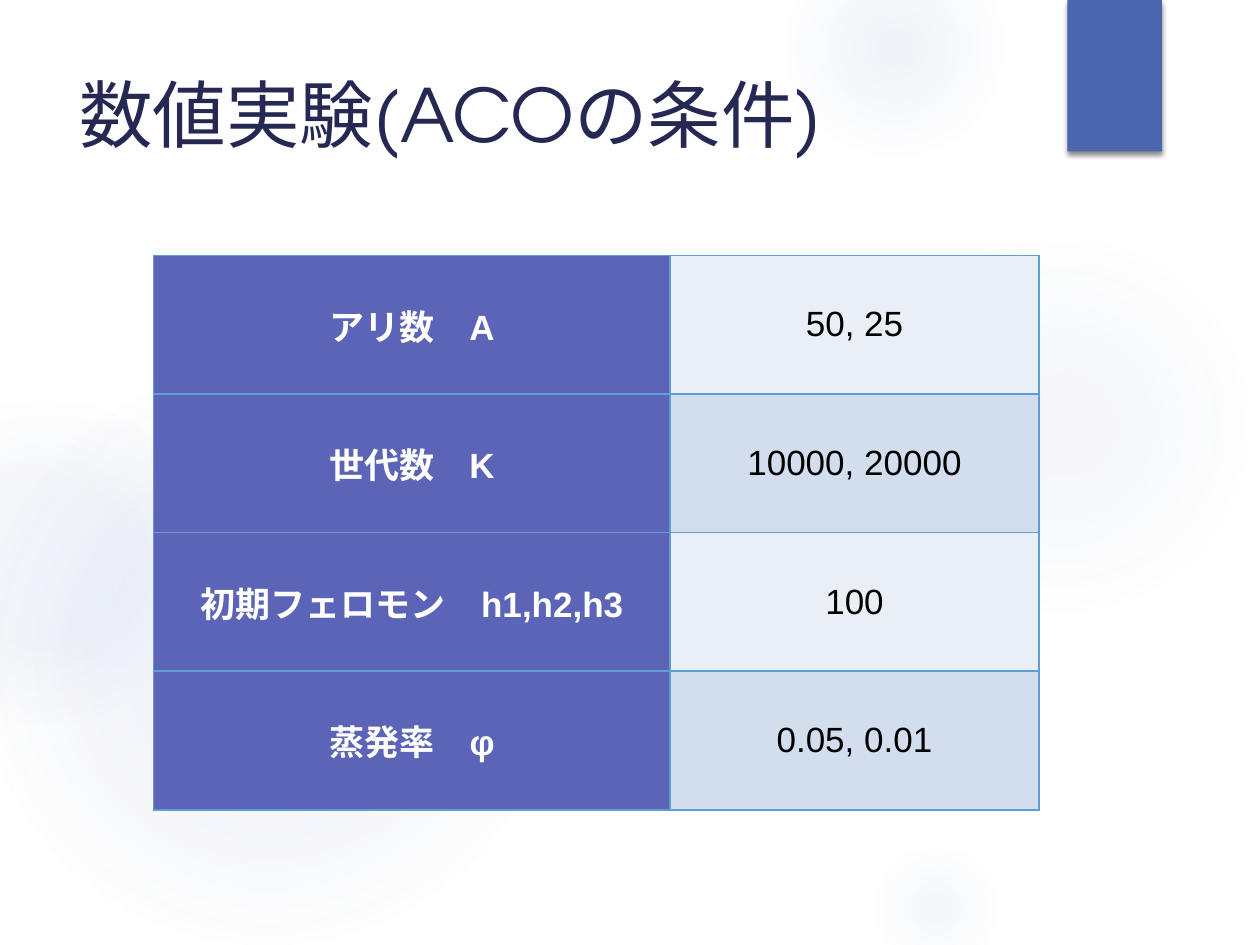
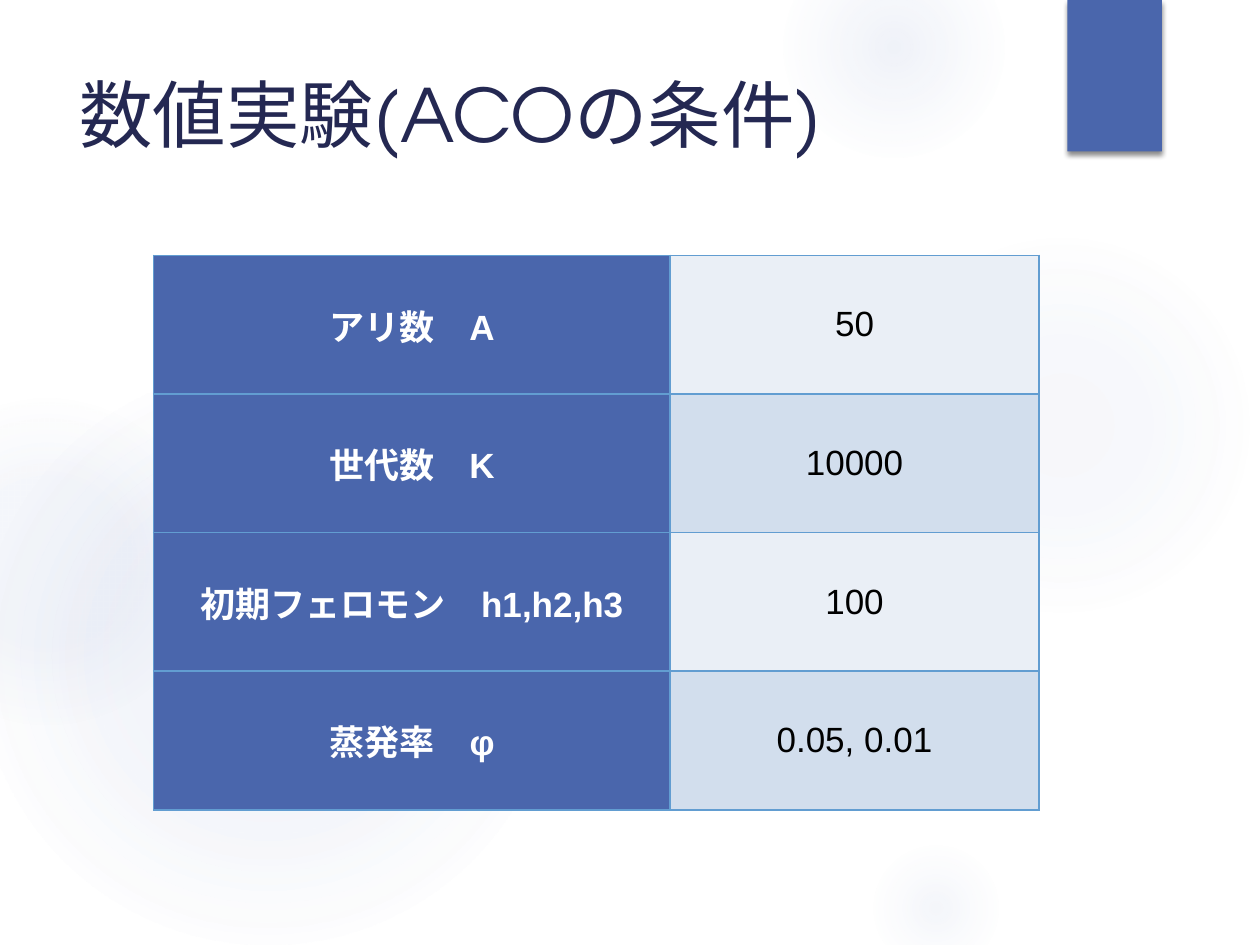
Before and after one commit to Marcy1016/AntColonyOptimization, a slide deck: slide 11 of 実験結果/13H023卒論発表.pptx. Drawn at 1260x945 pixels with LibreOffice and Linux fonts; fonts in the diff are those of the drawing. Boxes give left, top, right and bottom in pixels: in the first picture for what was removed or moved away, otherwise in the second. Text is boxed around its words. In the diff, an @@ line names an element or a change of style, - is before the commit and + after.

```diff
--- a/実験結果/13H023卒論発表.pptx
+++ b/実験結果/13H023卒論発表.pptx
@@ table at box(154, 256, 1040, 810) @@
-row 1, column 2: 50, 25
+row 1, column 2: 50
-row 2, column 2: 10000, 20000
+row 2, column 2: 10000
@@ fill #5C64B7 to #4A66AC in 4 cells @@
```
Also in this commit, not shown: 9 other slides changed, 1 other file.
